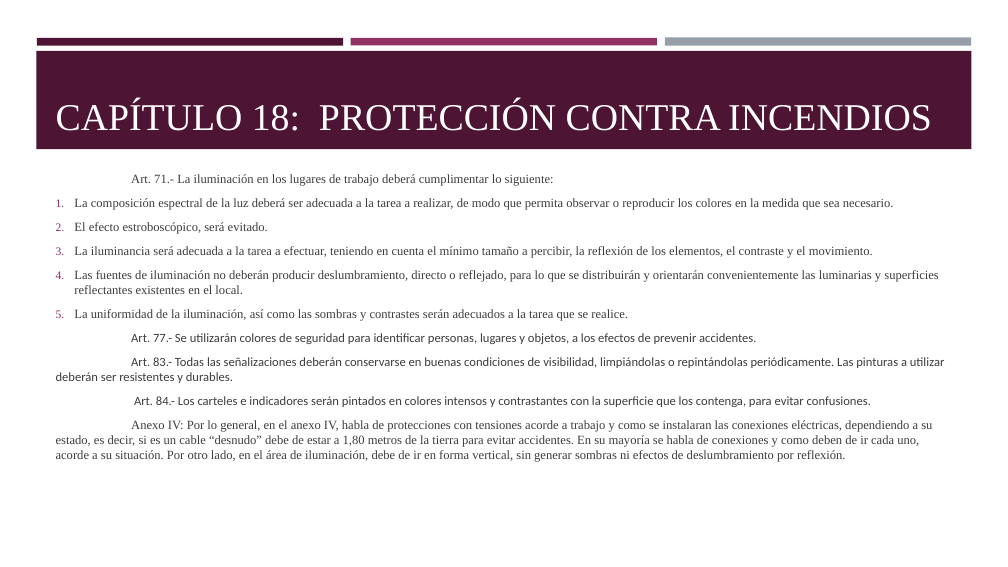
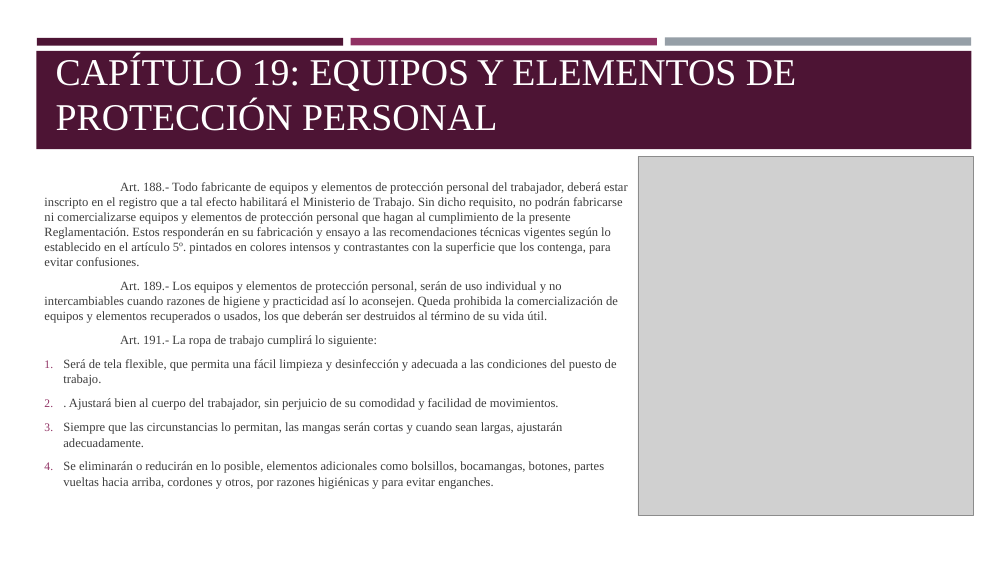
Before and after one commit to Cnsgnicole/doubik, a slide deck: slide 6 of TP LEY 19587 - Presentación de capítulos.pptx. Drawn at 1008x567 pixels with LibreOffice and Linux fonts; fonts in the diff are those of the drawing; grey boxes stand for pictures. Boxes give left, top, right and bottom in pixels: in the first picture for what was removed or moved away, otherwise in the second. Text is boxed around its words. In the diff, an @@ line names an element or a change of style, - is before the commit and + after.

```diff
--- a/TP LEY 19587 - Presentación de capítulos.pptx
+++ b/TP LEY 19587 - Presentación de capítulos.pptx
@@ title at [56, 55, 796, 131]: text changed @@
-CAPÍTULO 18: PROTECCIÓN CONTRA INCENDIOS
+CAPÍTULO 19: EQUIPOS Y ELEMENTOS DE PROTECCIÓN PERSONAL
@@ picture added at [638, 157, 973, 516] @@
@@ text at [44, 182, 628, 489]: text changed @@
-Art. 71.- La iluminación en los lugares de trabajo deberá cumplimentar lo siguiente:
-1. La composición espectral de la luz deberá ser adecuada a la tarea a realizar, de modo que permita observar o reproducir los colores en la medida que sea necesario.
-2. El efecto estroboscópico, será evitado.
-3. La iluminancia será adecuada a la tarea a efectuar, teniendo en cuenta el mínimo tamaño a percibir, la reflexión de los elementos, el contraste y el movimiento.
-4. Las fuentes de iluminación no deberán producir deslumbramiento, directo o reflejado, para lo que se distribuirán y orientarán convenientemente las luminarias y superficies reflectantes existentes en el local.
-5. La uniformidad de la iluminación, así como las sombras y contrastes serán adecuados a la tarea que se realice.
-Art. 77.- Se utilizarán colores de seguridad para identificar personas, lugares y objetos, a los efectos de prevenir accidentes.
-Art. 83.- Todas las señalizaciones deberán conservarse en buenas condiciones de visibilidad, limpiándolas o repintándolas periódicamente. Las pinturas a utilizar deberán ser resistentes y durables.
-Art. 84.- Los carteles e indicadores serán pintados en colores intensos y contrastantes con la superficie que los contenga, para evitar confusiones.
-Anexo IV: Por lo general, en el anexo IV, habla de protecciones con tensiones acorde a trabajo y como se instalaran las conexiones eléctricas, dependiendo a su estado, es decir, si es un cable “desnudo” debe de estar a 1,80 metros de la tierra para evitar accidentes. En su mayoría se habla de conexiones y como deben de ir cada uno, acorde a su situación. Por otro lado, en el área de iluminación, debe de ir en forma vertical, sin generar sombras ni efectos de deslumbramiento por reflexión.
+Art. 188.- Todo fabricante de equipos y elementos de protección personal del trabajador, deberá estar inscripto en el registro que a tal efecto habilitará el Ministerio de Trabajo. Sin dicho requisito, no podrán fabricarse ni comercializarse equipos y elementos de protección personal que hagan al cumplimiento de la presente Reglamentación. Estos responderán en su fabricación y ensayo a las recomendaciones técnicas vigentes según lo establecido en el artículo 5º. pintados en colores intensos y contrastantes con la superficie que los contenga, para evitar confusiones.
+Art. 189.- Los equipos y elementos de protección personal, serán de uso individual y no intercambiables cuando razones de higiene y practicidad así lo aconsejen. Queda prohibida la comercialización de equipos y elementos recuperados o usados, los que deberán ser destruidos al término de su vida útil.
+Art. 191.- La ropa de trabajo cumplirá lo siguiente:
+1. Será de tela flexible, que permita una fácil limpieza y desinfección y adecuada a las condiciones del puesto de trabajo.
+2. . Ajustará bien al cuerpo del trabajador, sin perjuicio de su comodidad y facilidad de movimientos.
+3. Siempre que las circunstancias lo permitan, las mangas serán cortas y cuando sean largas, ajustarán adecuadamente.
+4. Se eliminarán o reducirán en lo posible, elementos adicionales como bolsillos, bocamangas, botones, partes vueltas hacia arriba, cordones y otros, por razones higiénicas y para evitar enganches.
```
Also in this commit, not shown: 2 other slides changed, 4 slides added, 9 slides removed.
